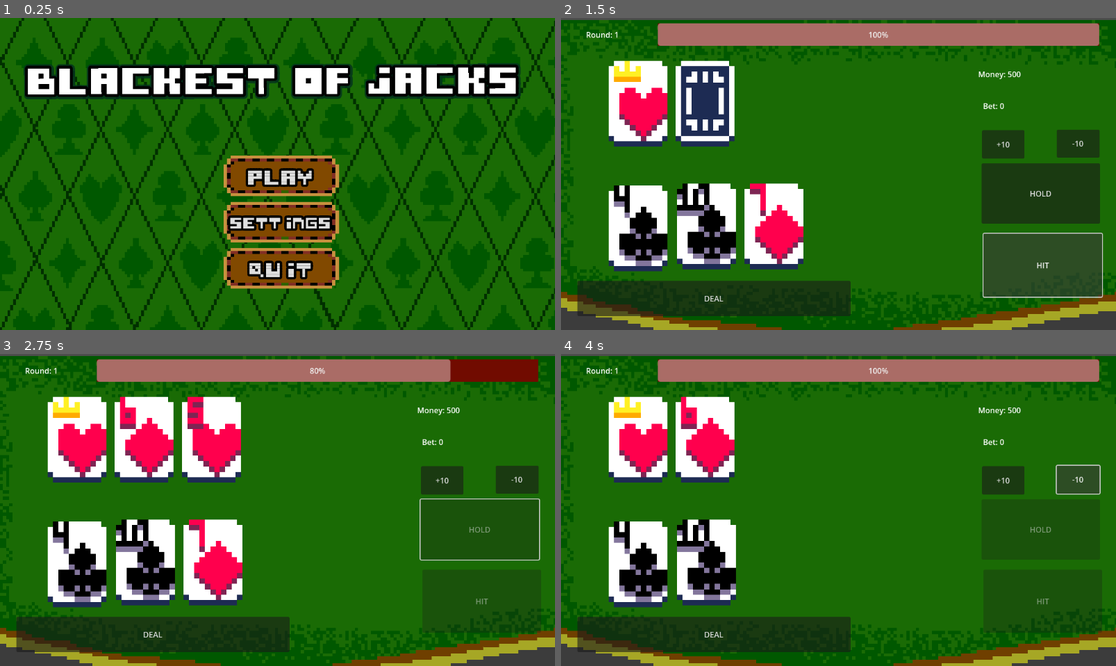
Above: before the commit, frames 1-4 (two rows, left to right).
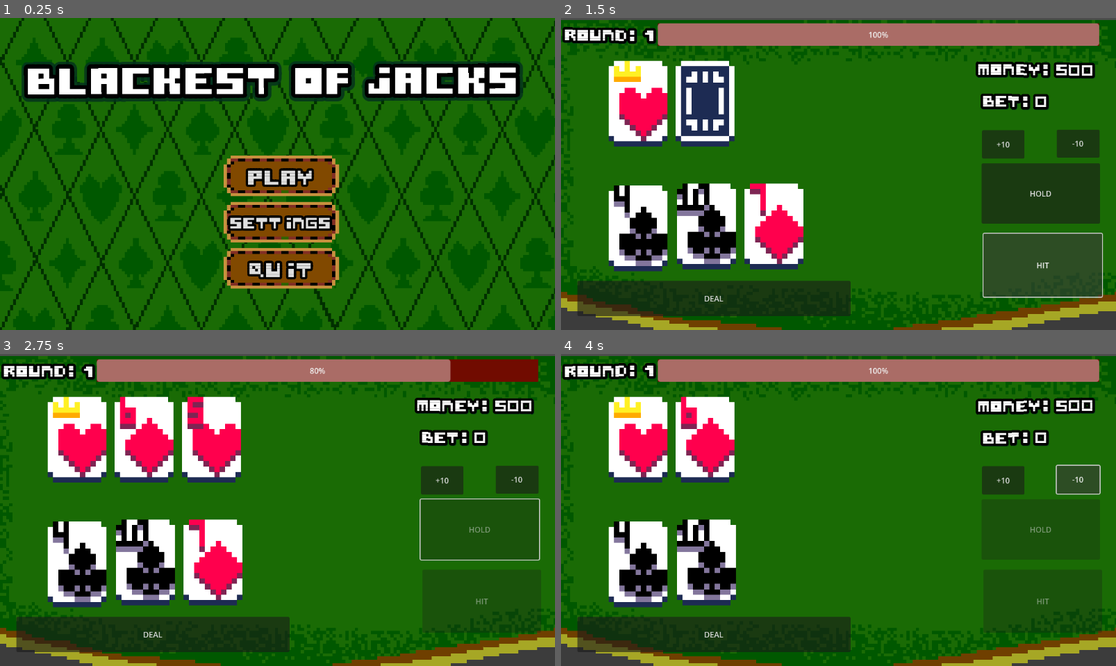
Above: after the commit, the same moments.

Repository: SraKKo/Otschko
Game: Godot game, scene res://Scenes/StartScreen.tscn
The game is run twice, just before and just after one commit, with the same random seed, the same clock (stepped at 60 frames per second) and the same inputs.
Inputs:
- Up to frame 1 (0.25 s): no input
- Up to frame 2 (1.5 s): click "PLAY" at 0.5 s; click "HIT" at 1.25 s
- Up to frame 3 (2.75 s): click "HOLD" at 2 s
- Up to frame 4 (4 s): click "+10" at 2.75 s; click "-10" at 3.5 s

The runs differ from the first frame. In frame 1, 2.7% of the frame differs, in the area x 3-95%, y 13-27%; in frame 2, 2.4%; in frame 3, 2.4%; in frame 4, 2.4%.

Commit message:
dodano animacje do tekstu

Diff:
--- a/Fonts/MenuText.tres
+++ b/Fonts/MenuText.tres
@@ -5,7 +5,7 @@
 [resource]
 font = ExtResource("1_mq6gb")
 font_size = 92
-outline_size = 24
+outline_size = 35
 outline_color = Color(0, 0, 0, 1)
-shadow_size = 40
+shadow_size = 60
 shadow_color = Color(0.0117647, 0.192157, 0.117647, 0.823529)
--- /dev/null
+++ b/Fonts/TextBasic.tres
@@ -0,0 +1,11 @@
+[gd_resource type="LabelSettings" load_steps=2 format=3 uid="uid://bi4fbbj2r7ox3"]
+
+[ext_resource type="FontFile" uid="uid://dtkqaap3uvc7s" path="res://Fonts/PixelArtFontHomebrewed.ttf" id="1_ca6u7"]
+
+[resource]
+font = ExtResource("1_ca6u7")
+font_size = 35
+outline_size = 20
+outline_color = Color(0, 0, 0, 1)
+shadow_size = 20
+shadow_color = Color(0.0117647, 0.192157, 0.117647, 0.823529)
--- a/Scenes/GameProper.tscn
+++ b/Scenes/GameProper.tscn
@@ -1,8 +1,10 @@
-[gd_scene load_steps=59 format=3 uid="uid://ubpel0sj1qt1"]
+[gd_scene load_steps=65 format=3 uid="uid://ubpel0sj1qt1"]
 
 [ext_resource type="Script" uid="uid://cjorm84bv4p3n" path="res://Scripts/Game.gd" id="1_266y0"]
 [ext_resource type="Texture2D" uid="uid://c4mgjybri5vrq" path="res://Sprites/Deck of Cards Spritesheet.png" id="2_ln7r3"]
 [ext_resource type="Texture2D" uid="uid://bmb24aiecrc25" path="res://Sprites/GameBG.png" id="2_my1cl"]
+[ext_resource type="LabelSettings" uid="uid://bi4fbbj2r7ox3" path="res://Fonts/TextBasic.tres" id="4_j1s7x"]
+[ext_resource type="FontFile" uid="uid://dtkqaap3uvc7s" path="res://Fonts/PixelArtFontHomebrewed.ttf" id="4_my1cl"]
 
 [sub_resource type="AtlasTexture" id="AtlasTexture_0hol4"]
 atlas = ExtResource("2_ln7r3")
@@ -383,8 +385,101 @@
 "speed": 0.0
 }]
 
+[sub_resource type="LabelSettings" id="LabelSettings_6vmwt"]
+font = ExtResource("4_my1cl")
+font_size = 35
+outline_size = 20
+outline_color = Color(0, 0, 0, 1)
+shadow_size = 20
+shadow_color = Color(0.0117647, 0.192157, 0.117647, 0.823529)
+
 [sub_resource type="StyleBoxFlat" id="StyleBoxFlat_v1qfn"]
 bg_color = Color(0.444281, 0.0425804, 4.81308e-08, 1)
+
+[sub_resource type="Animation" id="Animation_j1s7x"]
+resource_name = "TextShake"
+loop_mode = 1
+tracks/0/type = "value"
+tracks/0/imported = false
+tracks/0/enabled = true
+tracks/0/path = NodePath("Money:rotation")
+tracks/0/interp = 1
+tracks/0/loop_wrap = true
+tracks/0/keys = {
+"times": PackedFloat32Array(0, 0.5),
+"transitions": PackedFloat32Array(1, 1),
+"update": 0,
+"values": [0.015708, -0.015708]
+}
+tracks/1/type = "value"
+tracks/1/imported = false
+tracks/1/enabled = true
+tracks/1/path = NodePath("Bet:rotation")
+tracks/1/interp = 1
+tracks/1/loop_wrap = true
+tracks/1/keys = {
+"times": PackedFloat32Array(0, 0.5),
+"transitions": PackedFloat32Array(1, 1),
+"update": 0,
+"values": [0.015708, -0.015708]
+}
+tracks/2/type = "value"
+tracks/2/imported = false
+tracks/2/enabled = true
+tracks/2/path = NodePath("Round:rotation")
+tracks/2/interp = 1
+tracks/2/loop_wrap = true
+tracks/2/keys = {
+"times": PackedFloat32Array(0, 0.5),
+"transitions": PackedFloat32Array(1, 1),
+"update": 0,
+"values": [0.015708, -0.015708]
+}
+
+[sub_resource type="Animation" id="Animation_6vmwt"]
+length = 0.001
+tracks/0/type = "value"
+tracks/0/imported = false
+tracks/0/enabled = true
+tracks/0/path = NodePath("Money:rotation")
+tracks/0/interp = 1
+tracks/0/loop_wrap = true
+tracks/0/keys = {
+"times": PackedFloat32Array(0),
+"transitions": PackedFloat32Array(1),
+"update": 0,
+"values": [0.015708]
+}
+tracks/1/type = "value"
+tracks/1/imported = false
+tracks/1/enabled = true
+tracks/1/path = NodePath("Bet:rotation")
+tracks/1/interp = 1
+tracks/1/loop_wrap = true
+tracks/1/keys = {
+"times": PackedFloat32Array(0),
+"transitions": PackedFloat32Array(1),
+"update": 0,
+"values": [0.015708]
+}
+tracks/2/type = "value"
+tracks/2/imported = false
+tracks/2/enabled = true
+tracks/2/path = NodePath("Round:rotation")
+tracks/2/interp = 1
+tracks/2/loop_wrap = true
+tracks/2/keys = {
+"times": PackedFloat32Array(0),
+"transitions": PackedFloat32Array(1),
+"update": 0,
+"values": [0.015708]
+}
+
+[sub_resource type="AnimationLibrary" id="AnimationLibrary_0rta7"]
+_data = {
+&"RESET": SubResource("Animation_6vmwt"),
+&"TextShake": SubResource("Animation_j1s7x")
+}
 
 [node name="Node2D" type="Node2D"]
 script = ExtResource("1_266y0")
@@ -454,17 +549,40 @@
 offset_bottom = 619.0
 text = "DEAL"
 
-[node name="MoneyLabel" type="Label" parent="."]
-offset_left = 866.0
-offset_top = 105.0
-offset_right = 1225.0
-offset_bottom = 168.0
-
-[node name="BetLabel" type="Label" parent="."]
-offset_left = 876.0
-offset_top = 171.0
-offset_right = 1111.0
-offset_bottom = 217.0
+[node name="Money" type="Sprite2D" parent="."]
+position = Vector2(1008, 105)
+rotation = 0.015708
+
+[node name="MoneyLabel" type="Label" parent="Money"]
+offset_left = -142.0
+offset_right = 217.0
+offset_bottom = 63.0
+label_settings = ExtResource("4_j1s7x")
+
+[node name="Bet" type="Sprite2D" parent="."]
+position = Vector2(984, 176)
+rotation = 0.015708
+
+[node name="BetLabel" type="Label" parent="Bet"]
+offset_left = -108.0
+offset_top = -5.0
+offset_right = 128.0
+offset_bottom = 41.0
+label_settings = ExtResource("4_j1s7x")
+
+[node name="Round" type="Sprite2D" parent="."]
+position = Vector2(72, 32)
+rotation = 0.015708
+
+[node name="RoundLabel" type="Label" parent="Round"]
+offset_left = -64.0
+offset_top = -16.0
+offset_right = 124.0
+offset_bottom = 54.0
+text = "Round: 1"
+label_settings = SubResource("LabelSettings_6vmwt")
+horizontal_alignment = 1
+vertical_alignment = 1
 
 [node name="TimeBar" type="ProgressBar" parent="."]
 offset_left = 201.0
@@ -477,11 +595,10 @@
 
 [node name="RoundTime" type="Timer" parent="."]
 
-[node name="RoundLabel" type="Label" parent="."]
-offset_right = 172.0
-offset_bottom = 70.0
-text = "Round: 1"
-horizontal_alignment = 1
-vertical_alignment = 1
+[node name="AnimationPlayer" type="AnimationPlayer" parent="."]
+libraries = {
+&"": SubResource("AnimationLibrary_0rta7")
+}
+autoplay = "TextShake"
 
 [connection signal="timeout" from="RoundTime" to="." method="_on_round_time_timeout"]
--- a/Scripts/Game.gd
+++ b/Scripts/Game.gd
@@ -27,9 +27,9 @@
 @onready var bet_minus = $BetMinusButton
 @onready var deal_button = $DealButton
 
-@onready var money_label = $MoneyLabel
-@onready var round_label: Label = $RoundLabel
-@onready var bet_label = $BetLabel
+@onready var money_label = $Money/MoneyLabel
+@onready var round_label: Label = $Round/RoundLabel
+@onready var bet_label = $Bet/BetLabel
 
 @onready var time_bar: ProgressBar = $TimeBar
 @onready var round_timer: Timer = $RoundTime
